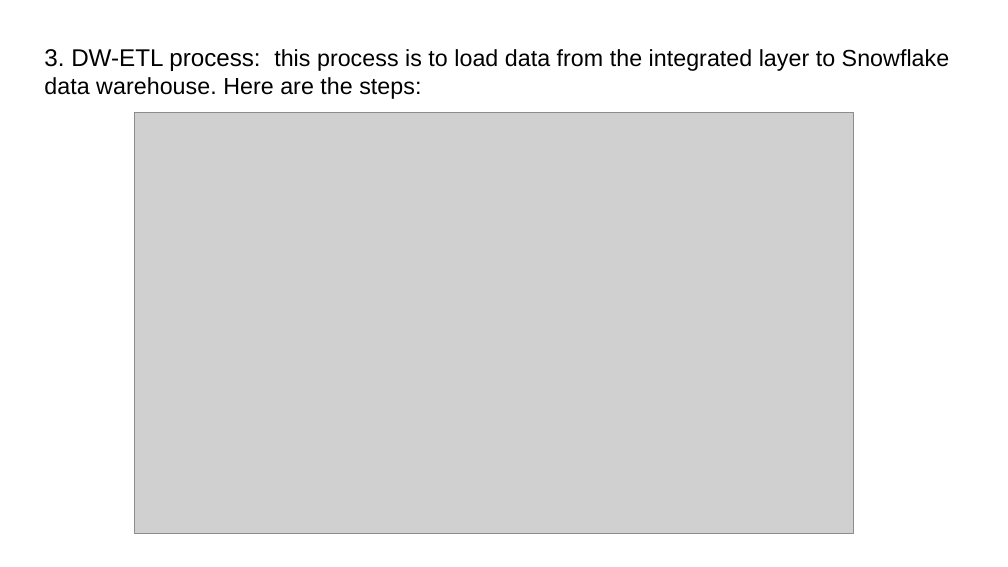
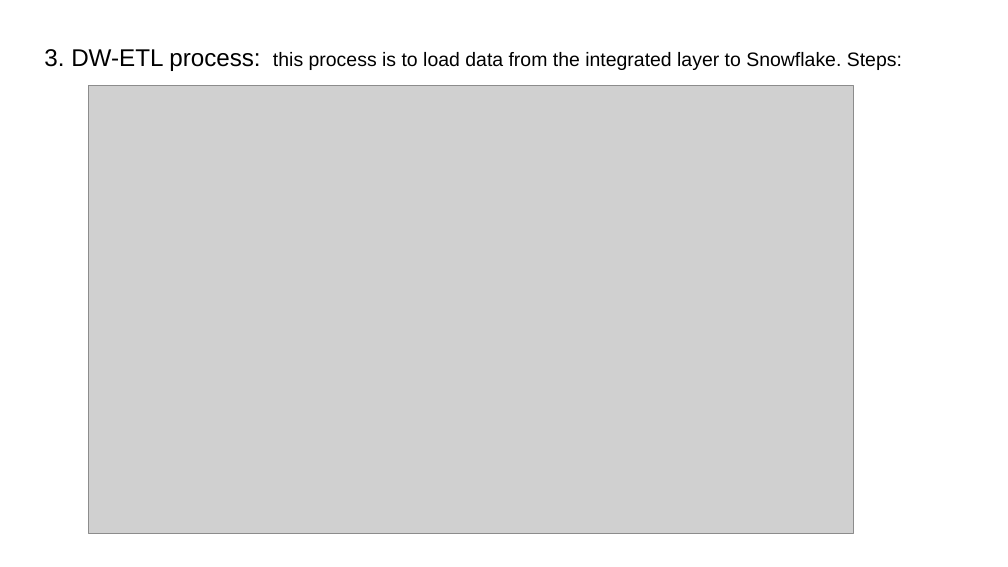
Before and after one commit to huangc11/Springboard, a slide deck: slide 6 of proj_03_Capstone/step_10 presentation/Airline On Time Analysis System.pptx. Drawn at 1008x567 pixels with LibreOffice and Linux fonts; fonts in the diff are those of the drawing; grey boxes stand for pictures. Boxes give left, top, right and bottom in pixels: in the first picture for what was removed or moved away, otherwise in the second. Text is boxed around its words. In the diff, an @@ line names an element or a change of style, - is before the commit and + after.

```diff
--- a/proj_03_Capstone/step_10 presentation/Airline On Time Analysis System.pptx
+++ b/proj_03_Capstone/step_10 presentation/Airline On Time Analysis System.pptx
@@ title at (44,49,902,71): text changed; size 16.6 to 13.9 pt @@
-3. DW-ETL process: this process is to load data from the integrated layer to Snowflake data warehouse. Here are the steps:
+3. DW-ETL process: this process is to load data from the integrated layer to Snowflake. Steps:
@@ picture: place and size @@
-picture at (134,112,853,533)
+picture at (89,86,853,533)
```
Also in this commit, not shown: 3 other slides changed.
